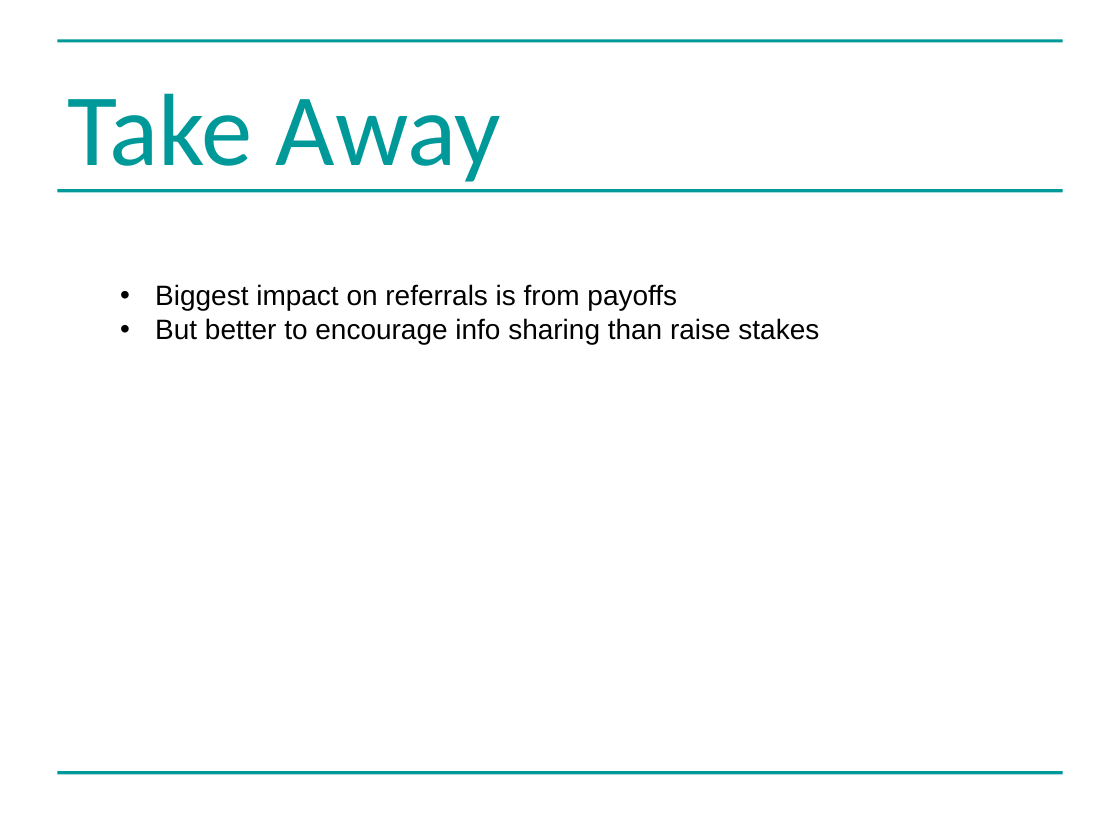
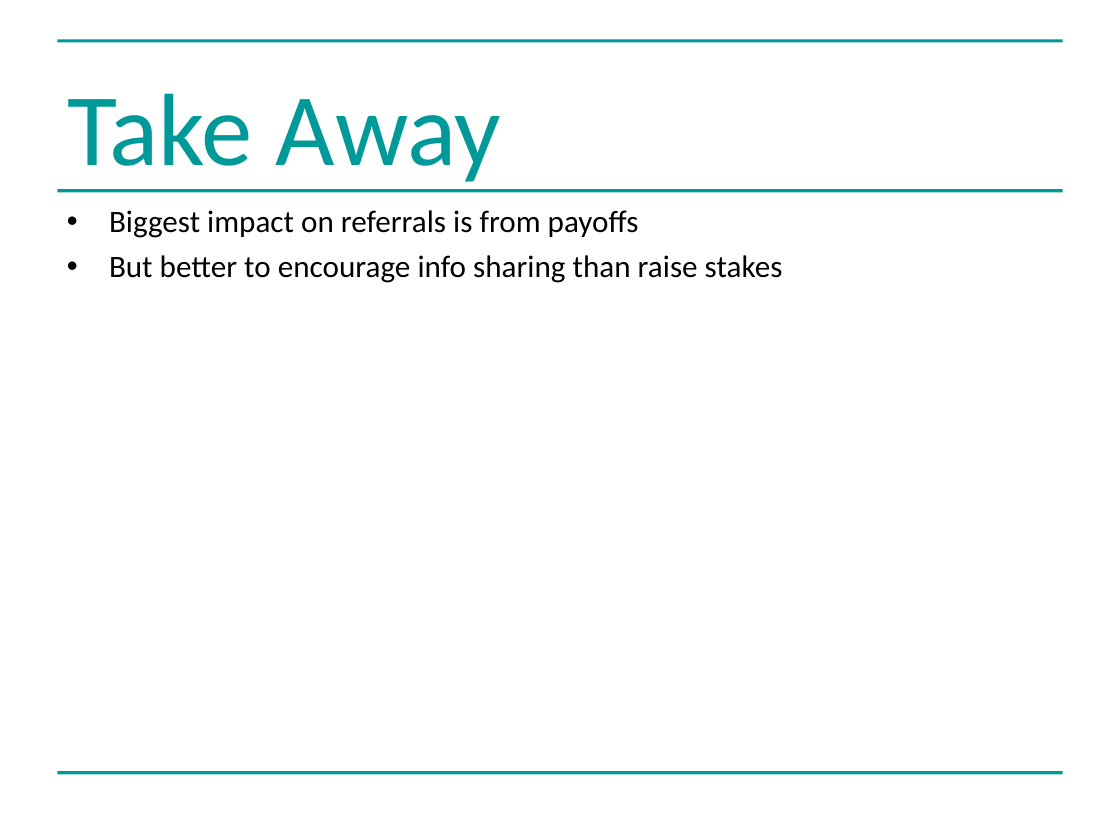
Before and after one commit to greenape/bsps2015, a slide deck: slide 13 of presentation/risky_aging_bsps.ppt. Drawn at 1120x840 pixels with LibreOffice and Linux fonts; fonts in the diff are those of the drawing. Boxes give left, top, right and bottom in pixels: in the first picture for what was removed or moved away, otherwise in the second. Text is boxed around its words. In the diff, an @@ line names an element or a change of style, - is before the commit and + after.

```diff
--- a/presentation/risky_aging_bsps.ppt
+++ b/presentation/risky_aging_bsps.ppt
@@ text "Biggest impact on referrals is ...": place and size @@
-text "Biggest impact on referrals is ..." at (155,284,819,344)
+text "Biggest impact on referrals is ..." at (109,210,783,283)
@@ text "Biggest impact on referrals is ..." at (109,210,783,283): size 18 to 20 pt, font Arial to Calibri; indent changed; more space between paragraphs @@
```
Also in this commit, not shown: 6 other slides changed.
